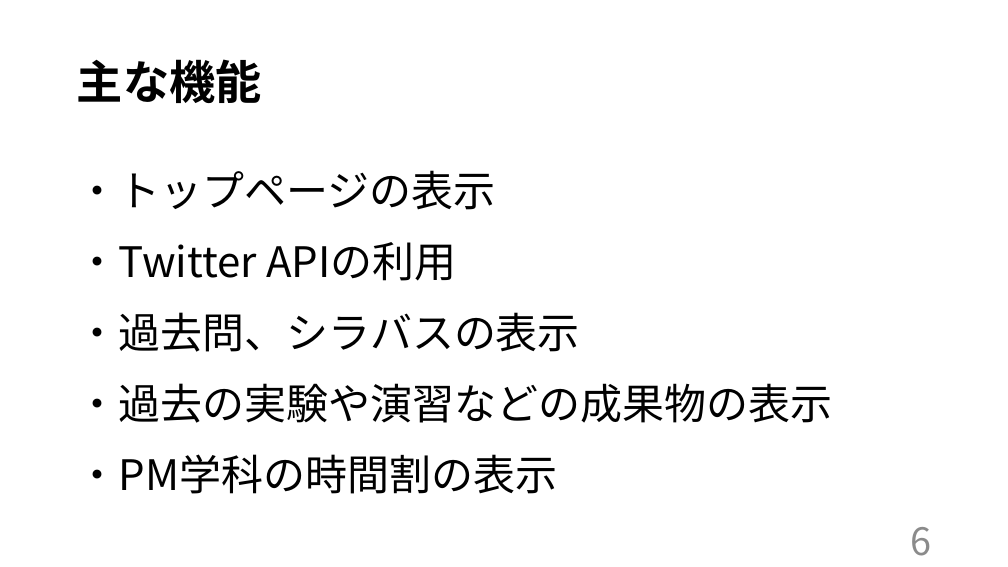
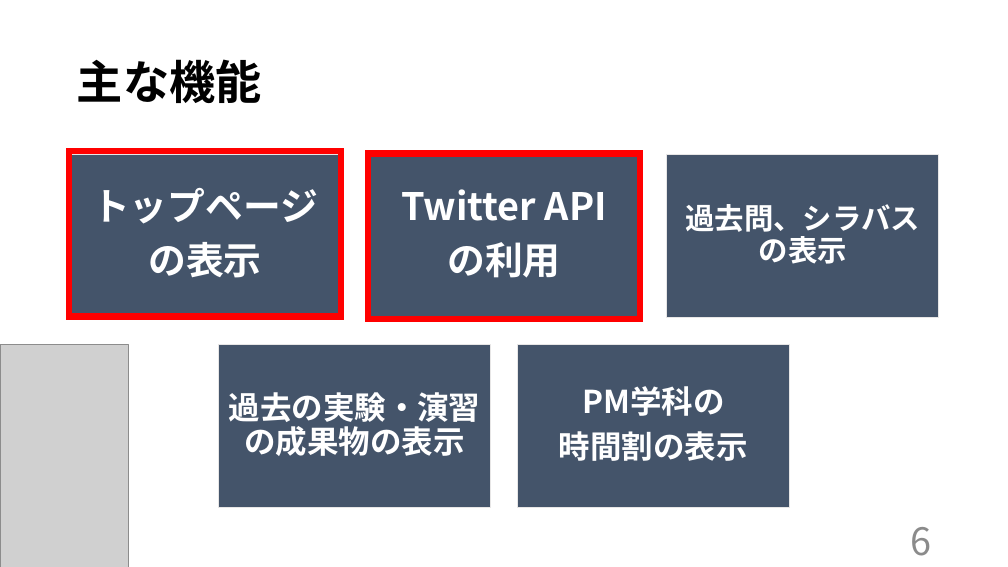
Before and after one commit to kazukiyoshida96/PM-, a slide deck: slide 7 of ＰＭ学科専用2.pptx. Drawn at 1008x567 pixels with LibreOffice and Linux fonts; fonts in the diff are those of the drawing; grey boxes stand for pictures. Boxes give left, top, right and bottom in pixels: in the first picture for what was removed or moved away, otherwise in the second. Text is boxed around its words. In the diff, an @@ line names an element or a change of style, - is before the commit and + after.

```diff
--- a/ＰＭ学科専用2.pptx
+++ b/ＰＭ学科専用2.pptx
@@ rectangle added at [70,151,342,317], outline #FF0000 6 pt @@
@@ text removed at [77,170,832,494] @@
-・トップページの表示
-・Twitter APIの利用
-・過去問、シラバスの表示
-・過去の実験や演習などの成果物の表示
-・PM学科の時間割の表示
@@ rectangle added at [368,154,640,319], outline #FF0000 6 pt @@
@@ picture added at [0,345,129,567] @@
@@ group added at [70,154,938,508]: 5 rectangles, 5 texts @@
+トップページ
+の表示
+Twitter API
+の利用
+過去問、シラバスの表示
+過去の実験・演習の成果物の表示
+PM学科の
+時間割の表示
```
Also in this commit, not shown: 16 other slides changed.
